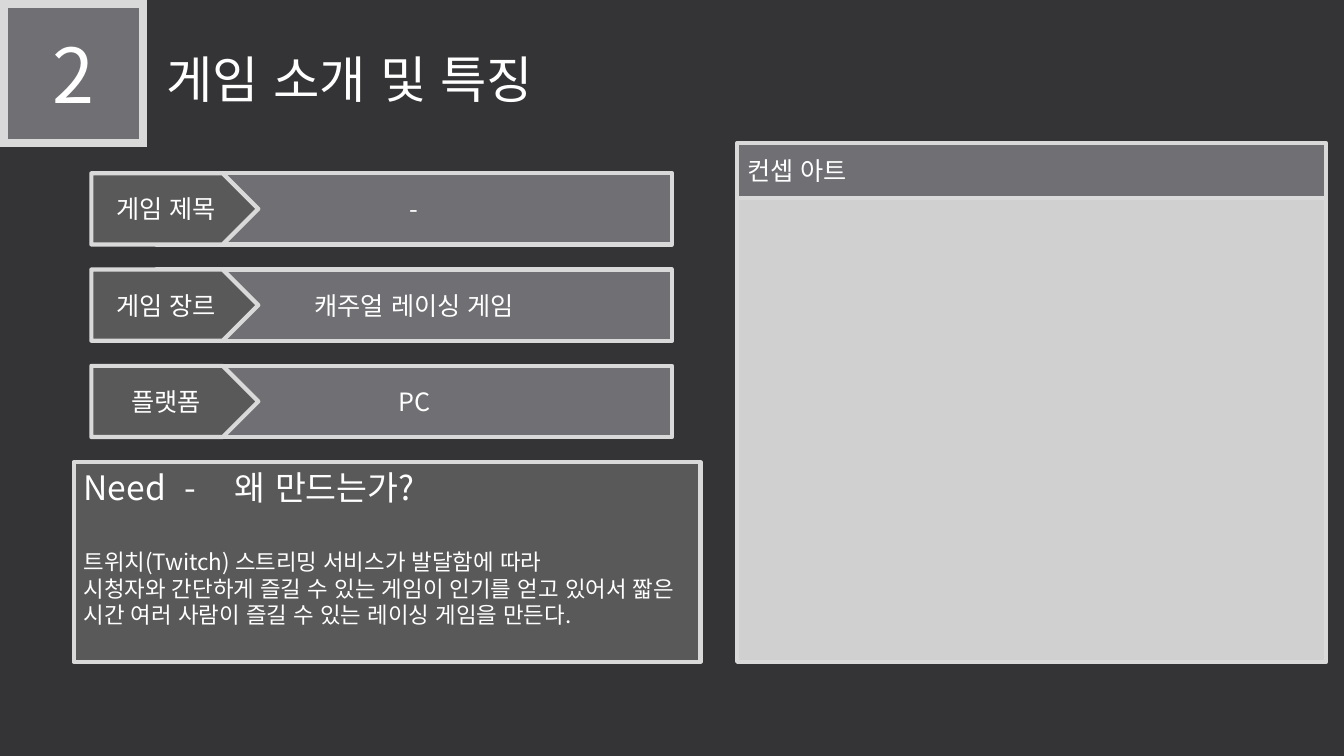
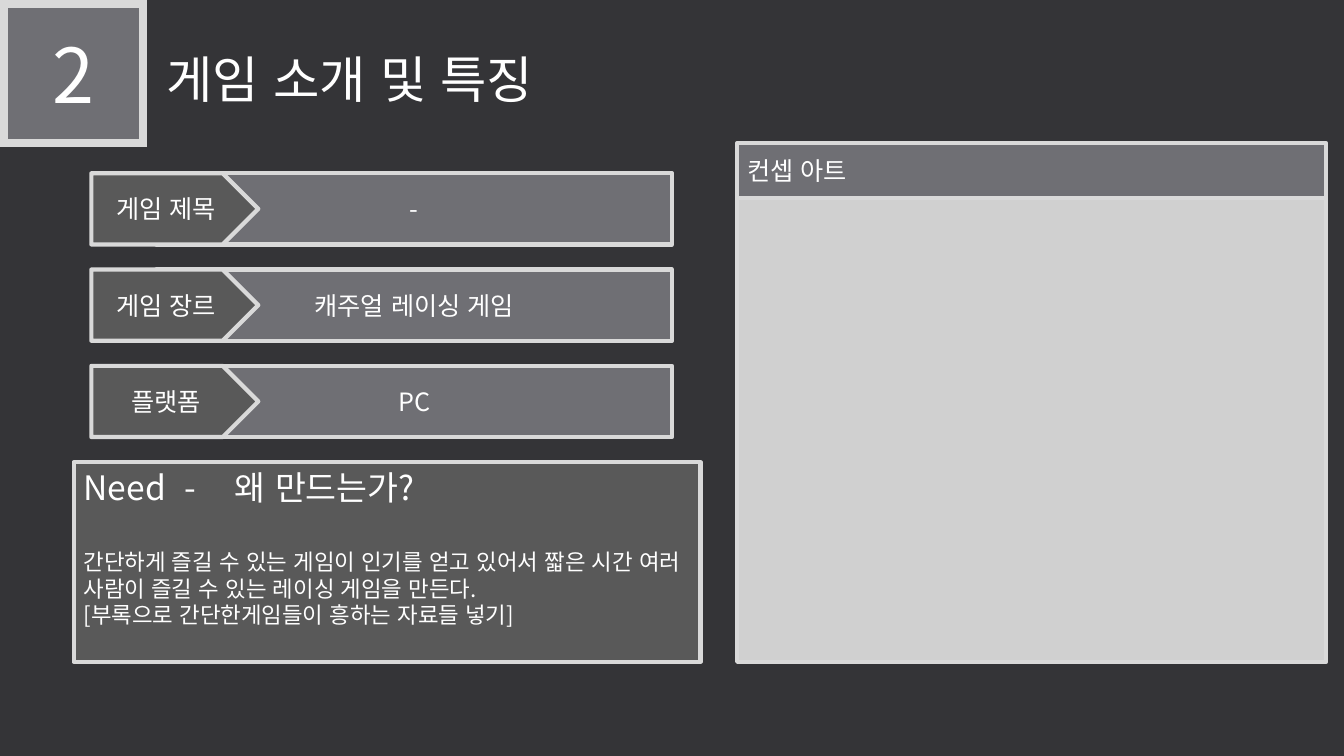
Before and after one commit to LEGO0937/Our_Project, a slide deck: slide 5 of 기획단계/졸작 제안서_α.pptx. Drawn at 1344x756 pixels with LibreOffice and Linux fonts; fonts in the diff are those of the drawing; grey boxes stand for pictures. Boxes give left, top, right and bottom in pixels: in the first picture for what was removed or moved away, otherwise in the second. Text is boxed around its words. In the diff, an @@ line names an element or a change of style, - is before the commit and + after.

```diff
--- a/기획단계/졸작 제안서_α.pptx
+++ b/기획단계/졸작 제안서_α.pptx
@@ text in rectangle at (84,551,680,627): text changed @@
-트위치(Twitch) 스트리밍 서비스가 발달함에 따라
-시청자와 간단하게 즐길 수 있는 게임이 인기를 얻고 있어서 짧은 시간 여러 사람이 즐길 수 있는 레이싱 게임을 만든다.
+간단하게 즐길 수 있는 게임이 인기를 얻고 있어서 짧은 시간 여러 사람이 즐길 수 있는 레이싱 게임을 만든다.
+[부록으로 간단한게임들이 흥하는 자료들 넣기]
```
Also in this commit, not shown: 5 other slides changed.
